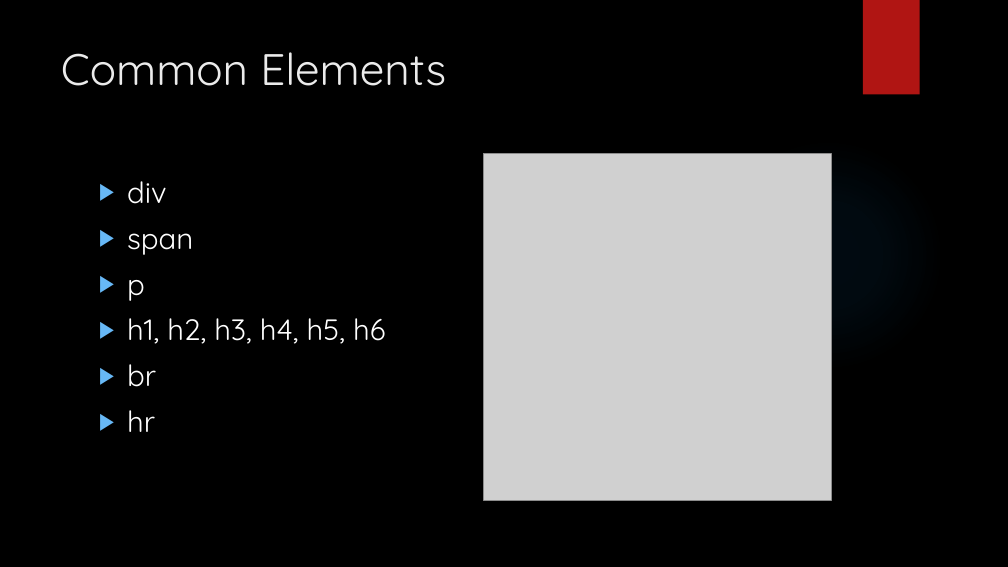
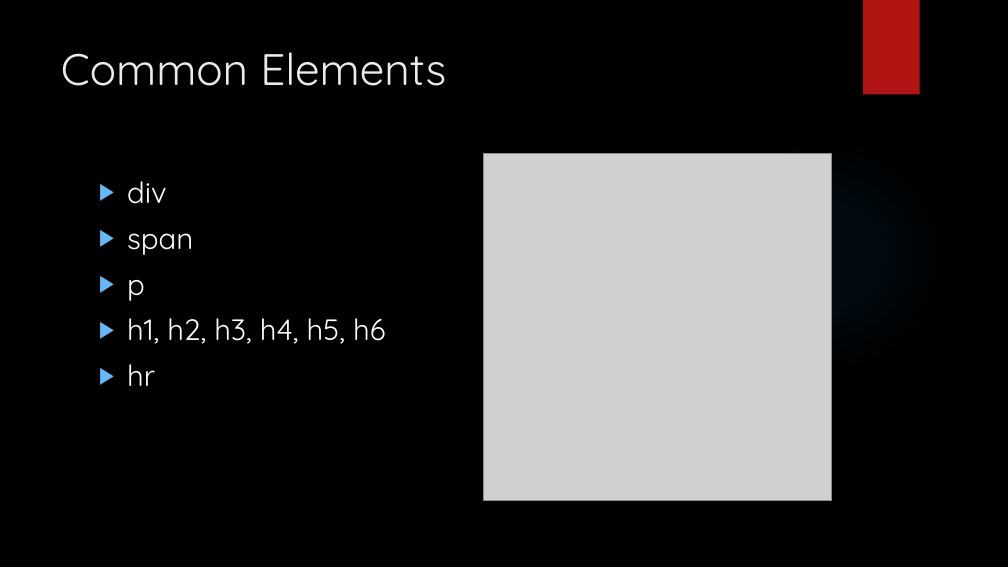
Before and after one commit to LogolsLLC/Logols-May2018, a slide deck: slide 9 of Slides/07_HTML_TrainingPlan.pptx. Drawn at 1008x567 pixels with LibreOffice and Linux fonts; fonts in the diff are those of the drawing; grey boxes stand for pictures; background and template pictures are left out. Boxes give left, top, right and bottom in pixels: in the first picture for what was removed or moved away, otherwise in the second. Text is boxed around its words. In the diff, an @@ line names an element or a change of style, - is before the commit and + after.

```diff
--- a/Slides/07_HTML_TrainingPlan.pptx
+++ b/Slides/07_HTML_TrainingPlan.pptx
@@ text at (x1=127, y1=364, x2=156, y2=387): paragraph removed @@
-▶ br
```
Also in this commit, not shown: 4 other slides changed, 7 other files.
